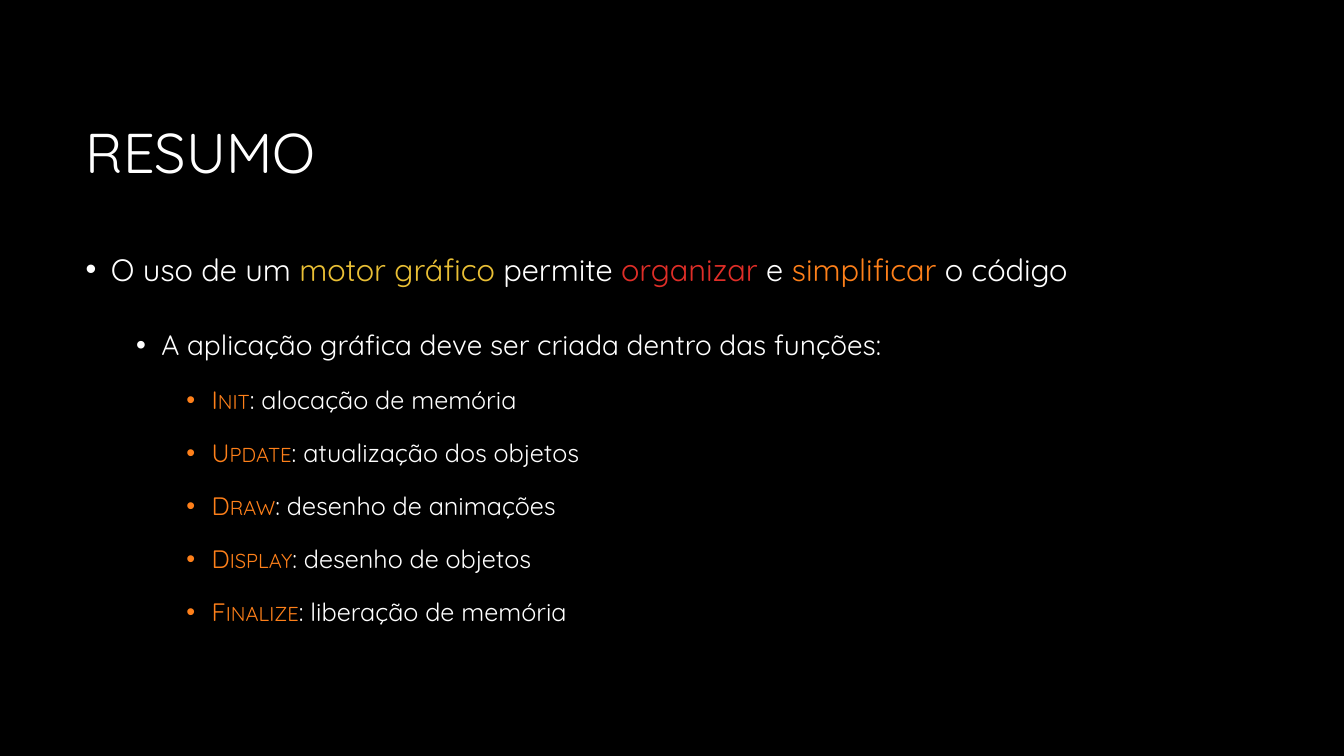
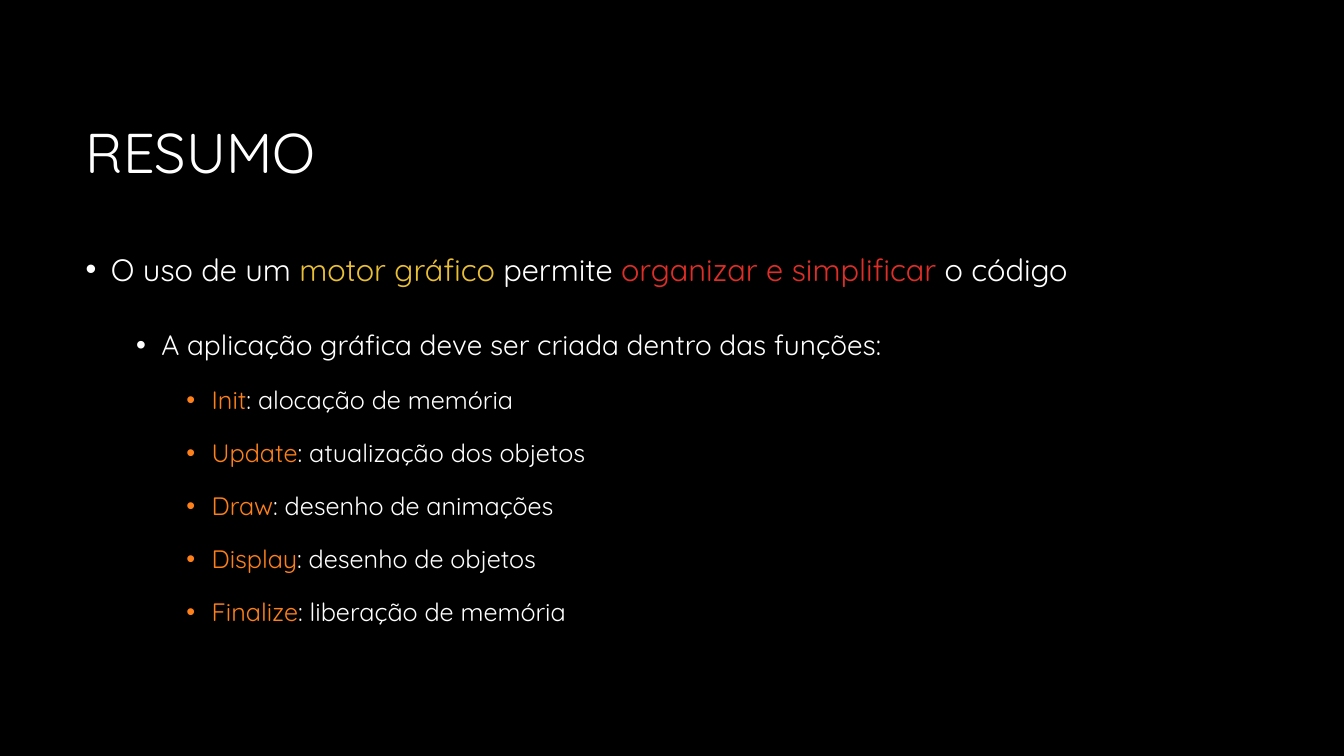
Before and after one commit to JudsonSS/CG, a slide deck: slide 24 of Slides/04. Aplicação Gráfica.pptx (slide 23 before the commit). Drawn at 1344x756 pixels with LibreOffice and Linux fonts; fonts in the diff are those of the drawing; background and template pictures are left out. Boxes give left, top, right and bottom in pixels: in the first picture for what was removed or moved away, otherwise in the second. Text is boxed around its words. In the diff, an @@ line names an element or a change of style, - is before the commit and + after.

```diff
--- a/Slides/04. Aplicação Gráfica.pptx
+++ b/Slides/04. Aplicação Gráfica.pptx
@@ text at (x1=111, y1=258, x2=1067, y2=625): text colour #FFFFFF to #DF2E28 in "e"; text colour #FE801A to #DF2E28 in "simplificar"; small capitals off in "Init:", "Update:", "Draw:", "Display:" and 1 more places @@
```
Also in this commit, not shown: 12 other slides changed, 1 slide added.
